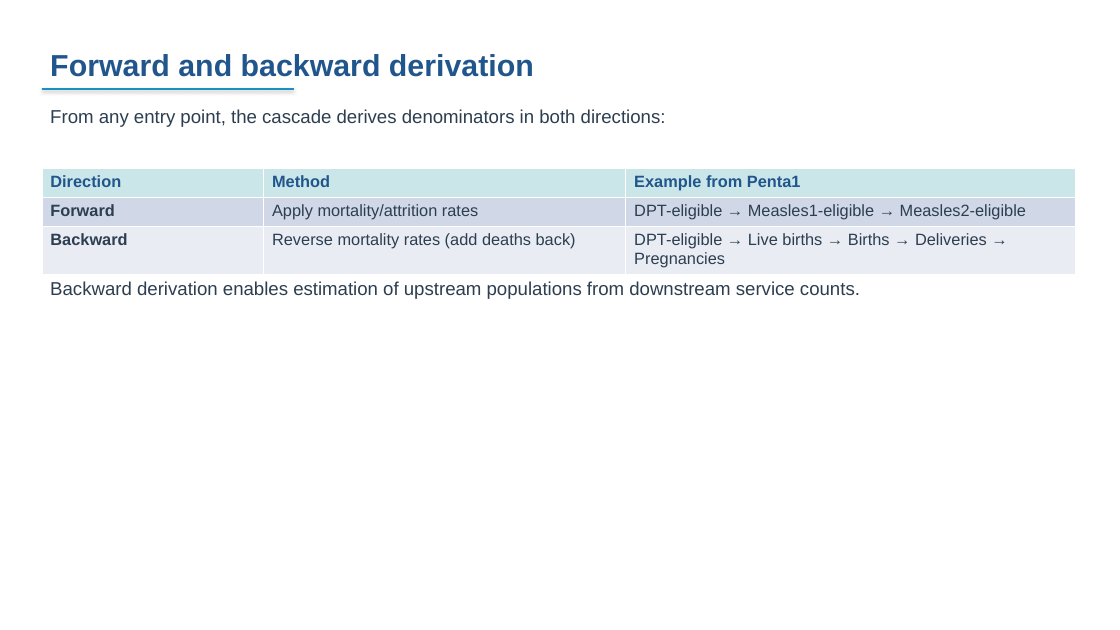
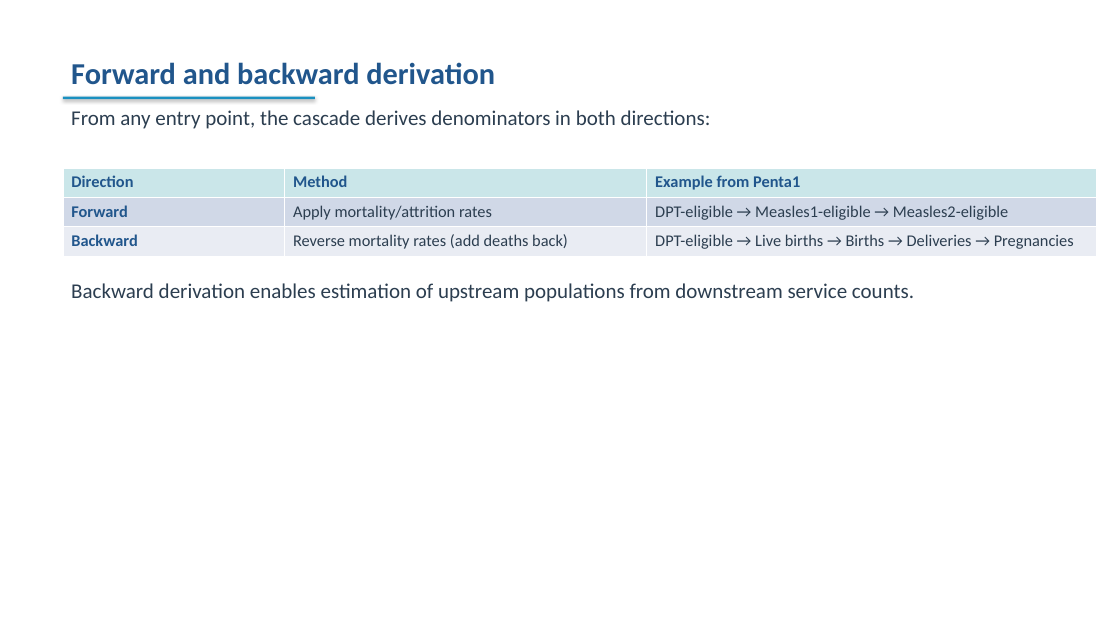
Before and after one commit to FASTR-Analytics/fastr-resource-hub, a slide deck: slide 91 of outputs/2026-zambia_deck.pptx (slide 77 before the commit). Drawn at 1120x630 pixels with LibreOffice and Linux fonts; fonts in the diff are those of the drawing. Boxes give left, top, right and bottom in pixels: in the first picture for what was removed or moved away, otherwise in the second. Text is boxed around its words. In the diff, an @@ line names an element or a change of style, - is before the commit and + after.

```diff
--- a/outputs/2026-zambia_deck.pptx
+++ b/outputs/2026-zambia_deck.pptx
@@ text "Forward and backward derivation": place and size @@
-text "Forward and backward derivation" at (50,54,534,77)
+text "Forward and backward derivation" at (71,62,495,85)
@@ text "Forward and backward derivation" at (71,62,495,85): font Arial to Calibri @@
@@ text "From any entry point, the ..." at (71,110,711,129): size 16 to 18 pt, font Arial to Calibri @@
@@ text "From any entry point, the ...": place and size @@
-text "From any entry point, the ..." at (50,109,666,127)
+text "From any entry point, the ..." at (71,110,711,129)
@@ rectangle: place and size @@
-rectangle at (42,88,294,90)
+rectangle at (63,97,315,99)
@@ table at (63,168,1096,256) @@
@@ font Arial to Calibri @@
@@ text colour #2C3E50 to #21568C in "Forward", "Backward" @@
@@ table: place and size @@
-table at (42,168,1075,271)
+table at (63,168,1096,256)
@@ text "Backward derivation enables estimation of ...": place and size @@
-text "Backward derivation enables estimation of ..." at (50,281,860,299)
+text "Backward derivation enables estimation of ..." at (71,283,914,302)
@@ text "Backward derivation enables estimation of ..." at (71,283,914,302): size 16 to 18 pt, font Arial to Calibri @@
```
Also in this commit, not shown: 94 other slides changed, 34 slides added, 19 slides removed, 47 other files.
